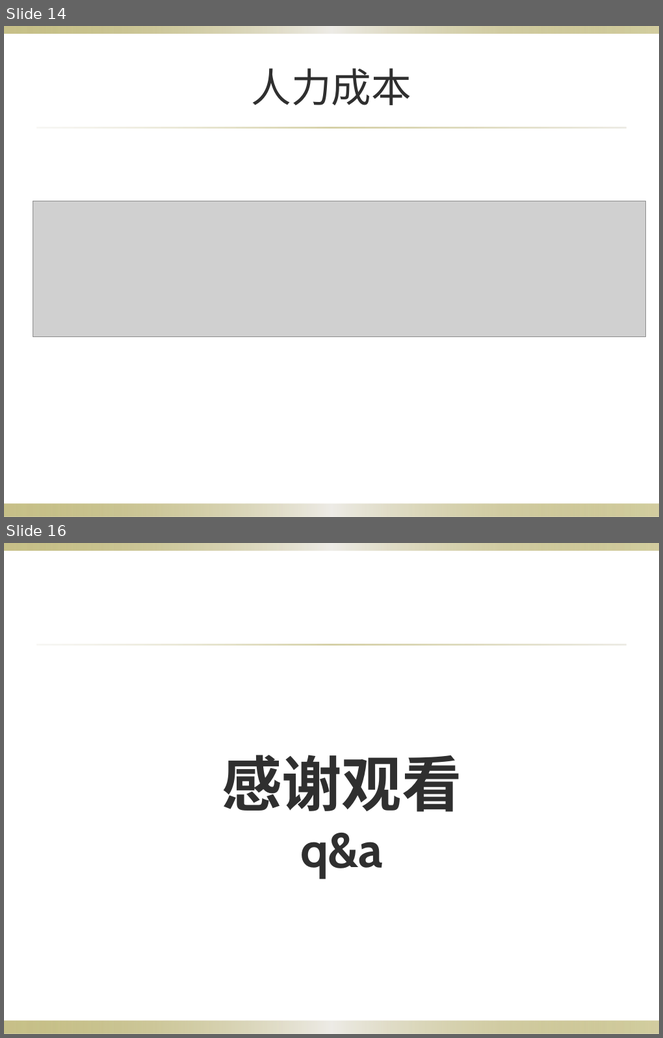
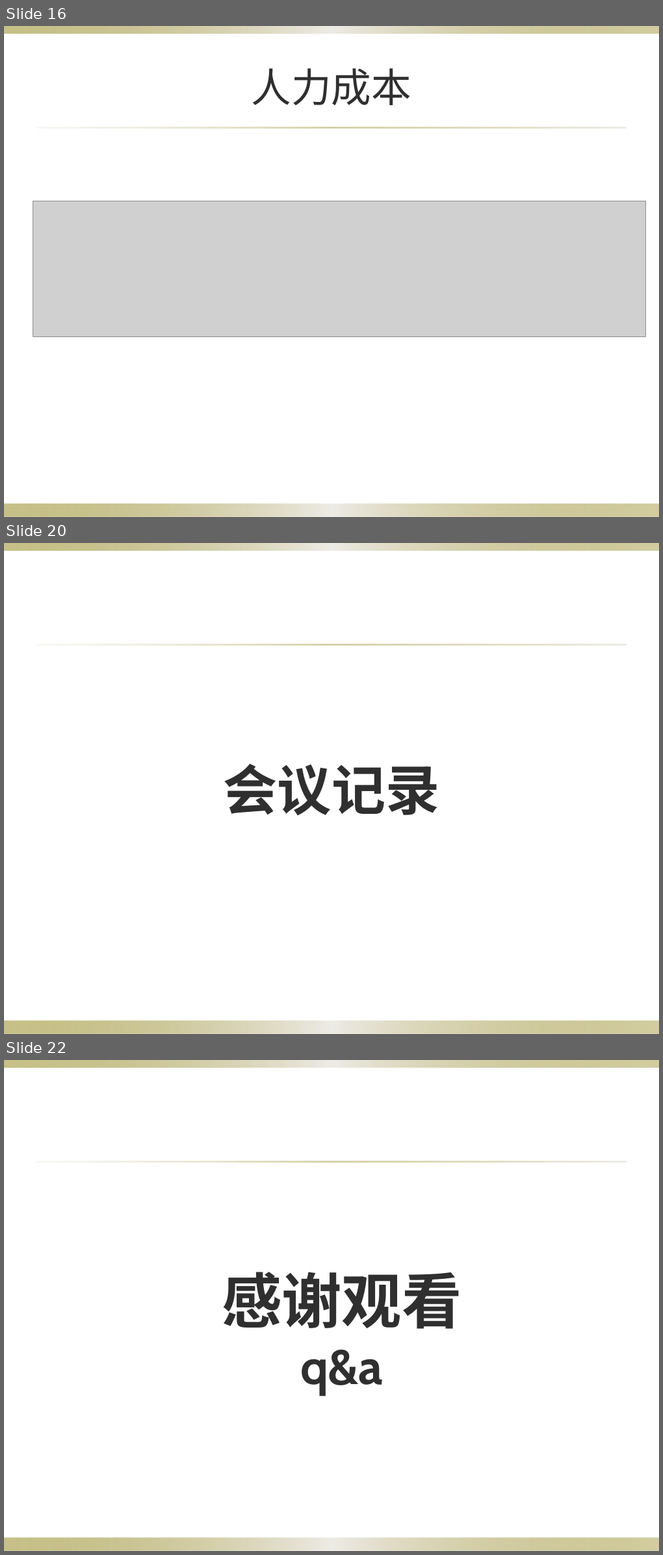
Before and after one commit to 3d-fishing/3D-app, a slide deck: 项目计划(1).pptx. Shown one above the other, each under a label of ours: slides 14 and 16 before the commit, slides 16, 20 and 22 after it; the slides between them are not shown. The pictures are 663x1038 and 663x1555 pixels, drawn with LibreOffice and Linux fonts; fonts in the diff are those of the drawing; grey boxes stand for pictures; background and template pictures are left out. Boxes give left, top, right and bottom in pixels: in the first picture for what was removed or moved away, otherwise in the second. Text is boxed around its words. In the diff, an @@ line names an element or a change of style, - is before the commit and + after.

```diff
--- a/项目计划(1).pptx
+++ b/项目计划(1).pptx
@@ slide 20 added at (4, 543, 659, 1034), background picture (left out); not listed: 3 template elements that a slide beside it also shows @@
@@ title added at (224, 764, 440, 815), 59.4 pt, text #2F2F2F, bold @@
+会议记录
@@ what was slide 14 is now slide 16 @@
@@ what was slide 16 is now slide 22 @@
```
Also in this commit, not shown: 4 slides changed, 6 other slides added, 1 slide removed.
